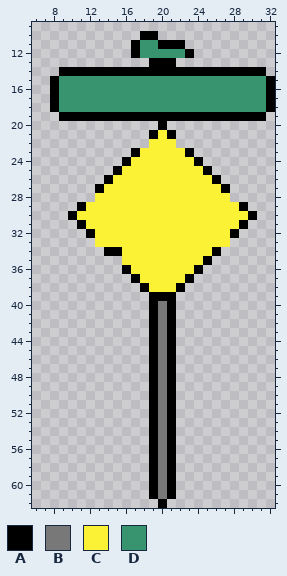
A pixel-art file gets an edit: crosswalk/deadEnd.aseprite. This is how it looked before the edit.
33x63 pixels, 1 frame. Shown: x 6..32, y 9..62.
Palette (. is transparent): A #000000  B #787878  C #fbf236  D #37946e
Pixels before, first column x 8:
10 ..........AA.............
11 .........ADDAAA..........
12 .........ADDDDDA.........
13 ...........AAA...........
14 .AAAAAAAAAAAAAAAAAAAAAAA.
15 ADDDDDDDDDDDDDDDDDDDDDDDA
16 ADDDDDDDDDDDDDDDDDDDDDDDA
17 ADDDDDDDDDDDDDDDDDDDDDDDA
18 ADDDDDDDDDDDDDDDDDDDDDDDA
19 .AAAAAAAAAAAAAAAAAAAAAAA.
20 ............A............
21 ...........ACA...........
22 ...........CCC...........
23 .........ACCCCCA.........
24 ........ACCCCCCCA........
25 .......ACCCCCCCCCA.......
26 ......ACCCCCCCCCCCA......
27 .....ACCCCCCCCCCCCCA.....
28 .....CCCCCCCCCCCCCCC.....
29 ...ACCCCCCCCCCCCCCCCCA...
30 ..ACCCCCCCCCCCCCCCCCCCA..
31 ...ACCCCCCCCCCCCCCCCCA...
32 ....ACCCCCCCCCCCCCCCA....
33 .....CCCCCCCCCCCCCCC.....
34 ......AACCCCCCCCCCA......
35 ........CCCCCCCCCA.......
36 ........ACCCCCCCA........
37 .........ACCCCCA.........
38 ..........ACCCA..........
39 ...........AAA...........
40 ...........ABA...........
41 ...........ABA...........
42 ...........ABA...........
43 ...........ABA...........
44 ...........ABA...........
45 ...........ABA...........
46 ...........ABA...........
47 ...........ABA...........
48 ...........ABA...........
49 ...........ABA...........
50 ...........ABA...........
51 ...........ABA...........
52 ...........ABA...........
53 ...........ABA...........
54 ...........ABA...........
55 ...........ABA...........
56 ...........ABA...........
57 ...........ABA...........
58 ...........ABA...........
59 ...........ABA...........
60 ...........ABA...........
61 ...........ABA...........
62 ............A............
After:
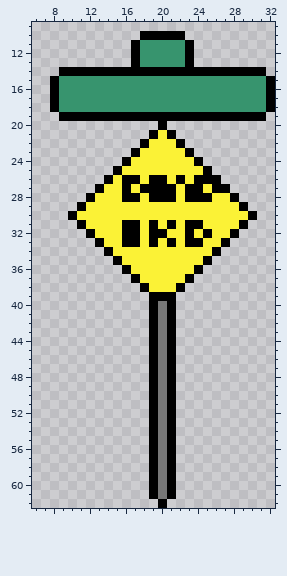
The exact change:
Changed rows in their new state; - is an unchanged pixel.
first column x 17:
10 ---AAA-
11 ---DDDA
13 ADDDDDA
first column x 18:
22 A---A
first column x 12:
26 ----AA-AA-A-AA---
27 ----A-AAAA-AA-A--
28 A---AA-AAA-AAA--A
31 ----AA-A-A-AA----
32 ----AA-AA--A-A---
33 -A--AA-A-A-AA--A-
34 ---C-------------
35 ---A-------------
Pixel boxes of the changes (left, top, right, bottom) in both pictures:
changed: (131, 31, 194, 67)
changed: (86, 139, 239, 265)
